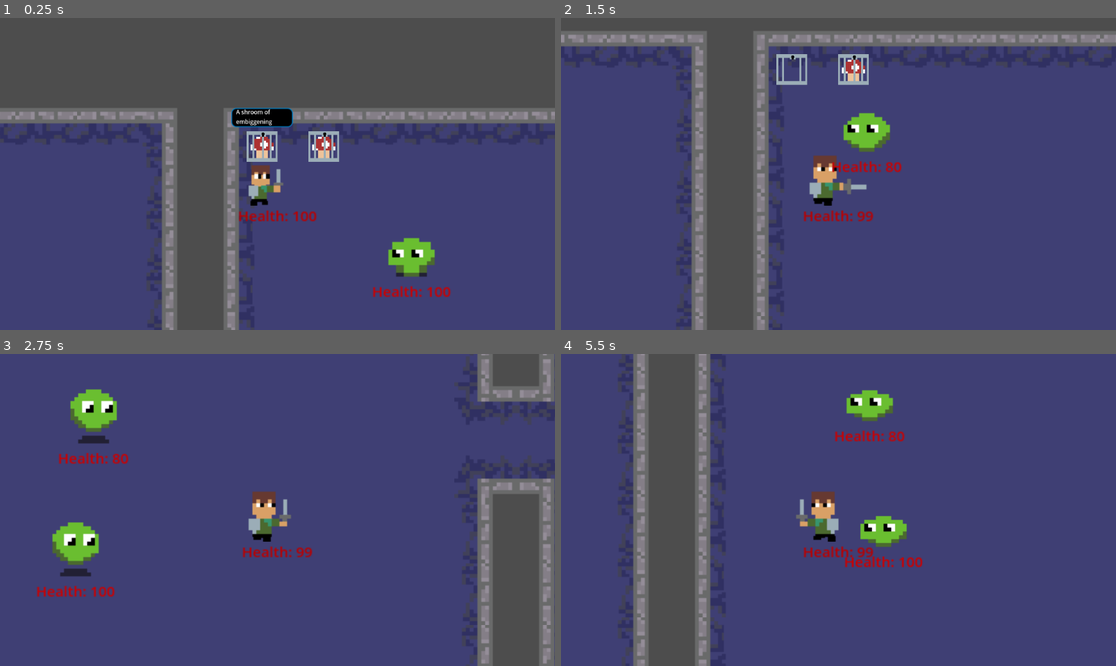
Above: before the commit, frames 1-4 (two rows, left to right).
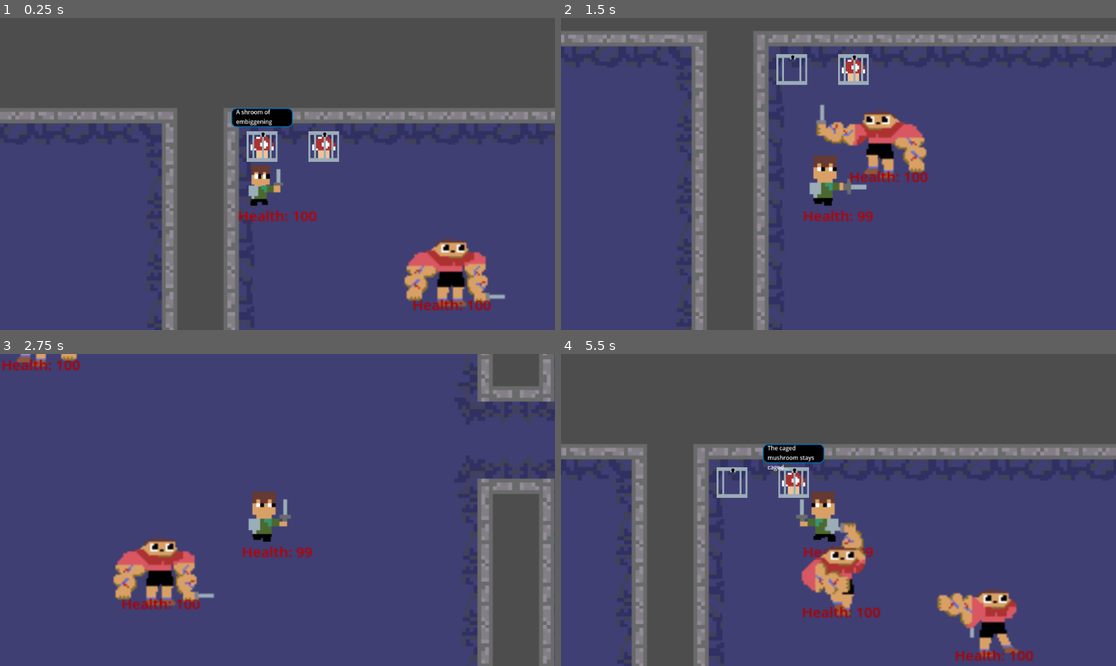
Above: after the commit, the same moments.

Repository: beml201/dungeon_game1
Game: Godot game, scene res://scenes/main.tscn
The game is run twice, just before and just after one commit, with the same random seed, the same clock (stepped at 60 frames per second) and the same inputs. The engine's default icon, where the game draws it, is replaced by a stand-in: a white triangle on a blue panel in a dark square.
Inputs (mouse positions are in pixels of both pictures, inside the frame that each line leads up to):
- Up to frame 1 (0.25 s): no input
- Up to frame 2 (1.5 s): move the mouse to (960, 158) at 0.52 s; hold D (right) 0.53-1.28 s; click (960, 158) at 0.6 s; move the mouse to (727, 189) at 1.27 s; hold S (down) from 1.28 s (still down); click (727, 189) at 1.35 s
- Up to frame 3 (2.75 s): move the mouse to (333, 441) at 2.02 s; release S (down) at 2.03 s; hold D (right) from 2.03 s (still down); click (333, 441) at 2.1 s
- Up to frame 4 (5.5 s): move the mouse to (810, 572) at 2.77 s; release D (right) at 2.78 s; hold W (up) 2.78-3.53 s; click (810, 572) at 2.85 s; move the mouse to (1005, 556) at 3.52 s; hold A (left) 3.53-5.03 s; click (1005, 556) at 3.6 s; move the mouse to (672, 463) at 4.27 s; click (672, 463) at 4.35 s; move the mouse to (866, 510) at 5.02 s; hold S (down) from 5.03 s (still down); click (866, 510) at 5.1 s

The runs differ from the first frame. In frame 1, 3.2% of the frame differs, in the area x 67-92%, y 70-94%; in frame 2, 2.8%; in frame 3, 5.5%; in frame 4, 39%, in the area x 0-100%, y 0-100%.

Commit message:
Reapply "Fixed attacks and added idles for crawler and arm guy"
This reverts commit 5ae31fe80d2f1f458c3c2e0109d88a674ff13094.

Diff:
--- a/scenes/mob_arms.tscn
+++ b/scenes/mob_arms.tscn
@@ -54,11 +54,27 @@
 "values": [0, 6, 0]
 }
 
+[sub_resource type="Animation" id="Animation_0y1vs"]
+resource_name = "walk"
+tracks/0/type = "value"
+tracks/0/imported = false
+tracks/0/enabled = true
+tracks/0/path = NodePath("Sprite2D:frame")
+tracks/0/interp = 1
+tracks/0/loop_wrap = true
+tracks/0/keys = {
+"times": PackedFloat32Array(0, 0.166667, 0.333333, 0.5, 0.666667, 0.833333),
+"transitions": PackedFloat32Array(1, 1, 1, 1, 1, 1),
+"update": 1,
+"values": [0, 1, 2, 3, 4, 5]
+}
+
 [sub_resource type="AnimationLibrary" id="AnimationLibrary_dgrj1"]
 _data = {
 "RESET": SubResource("Animation_wr40a"),
 "attack": SubResource("Animation_oc42a"),
-"damaged": SubResource("Animation_35ix1")
+"damaged": SubResource("Animation_35ix1"),
+"walk": SubResource("Animation_0y1vs")
 }
 
 [sub_resource type="CircleShape2D" id="CircleShape2D_p3hlt"]
@@ -97,6 +113,10 @@
 
 [node name="attack_cooldown" type="Timer" parent="."]
 
+[node name="idle" type="Timer" parent="."]
+wait_time = 0.15
+autostart = true
+
 [node name="HealthLabel" type="Label" parent="."]
 offset_left = -36.0
 offset_top = 25.0
@@ -113,3 +133,4 @@
 [connection signal="body_entered" from="enemy_hitbox" to="." method="_on_enemy_hitbox_body_entered"]
 [connection signal="body_exited" from="enemy_hitbox" to="." method="_on_enemy_hitbox_body_exited"]
 [connection signal="timeout" from="attack_cooldown" to="." method="_on_attack_cooldown_timeout"]
+[connection signal="timeout" from="idle" to="." method="_on_idle_timeout"]
--- a/scenes/mob_crawl.tscn
+++ b/scenes/mob_crawl.tscn
@@ -57,7 +57,7 @@
 hframes = 5
 
 [node name="body" type="CollisionShape2D" parent="."]
-position = Vector2(-6, 2)
+position = Vector2(-8, 2)
 shape = SubResource("CircleShape2D_h2tc0")
 
 [node name="AnimationPlayer" type="AnimationPlayer" parent="."]
@@ -81,6 +81,10 @@
 [node name="attack_cooldown" type="Timer" parent="."]
 wait_time = 0.5
 
+[node name="idle" type="Timer" parent="."]
+wait_time = 0.15
+autostart = true
+
 [node name="HealthLabel" type="Label" parent="."]
 offset_left = -43.0
 offset_top = 19.0
@@ -92,6 +96,8 @@
 
 [connection signal="body_entered" from="view" to="." method="_on_view_body_entered"]
 [connection signal="body_exited" from="view" to="." method="_on_view_body_exited"]
+[connection signal="area_entered" from="enemy_hitbox" to="." method="_on_enemy_hitbox_area_entered"]
 [connection signal="body_entered" from="enemy_hitbox" to="." method="_on_enemy_hitbox_body_entered"]
 [connection signal="body_exited" from="enemy_hitbox" to="." method="_on_enemy_hitbox_body_exited"]
 [connection signal="timeout" from="attack_cooldown" to="." method="_on_attack_cooldown_timeout"]
+[connection signal="timeout" from="idle" to="." method="_on_idle_timeout"]
--- a/scenes/sam.tscn
+++ b/scenes/sam.tscn
@@ -6,7 +6,7 @@
 [ext_resource type="Texture2D" uid="uid://elbhnxur1kgr" path="res://assets/animations/dude big arm static 4fr.png" id="4_q2gbx"]
 [ext_resource type="Texture2D" uid="uid://c411r3xw05if7" path="res://assets/animations/lil dude eye.png" id="5_u7kex"]
 [ext_resource type="Texture2D" uid="uid://c2lwgodbovln4" path="res://assets/animations/lil dude walking.png" id="6_0dgii"]
-[ext_resource type="Script" path="res://scenes/sword_hit.gd" id="6_tsj6v"]
+[ext_resource type="Script" path="res://scripts/sword_hit.gd" id="6_tsj6v"]
 
 [sub_resource type="RectangleShape2D" id="RectangleShape2D_yr0cg"]
 size = Vector2(27, 24)
--- a/scripts/main.gd
+++ b/scripts/main.gd
@@ -35,7 +35,7 @@
 	pass
 
 func add_enemies(difficulty,room_corners):
-	var enemy_types = [Slime]
+	var enemy_types = [Arms]
 	var room_corner := Vector2i(room_corners[Global.rooms_spawned][0],room_corners[Global.rooms_spawned][1])
 	var enemies = 2
 
--- a/scripts/mob_arms.gd
+++ b/scripts/mob_arms.gd
@@ -5,50 +5,79 @@
 var health := 100
 var strength := 1
 var attack_speed := 1.0
-
+enum {
+	IDLE,
+	NEW_DIR,
+	WALK,
+	CHASE,
+	ATTACK
+}
 # Other variables
 var player = null
-var player_chase = false
 var is_attacking = false
-var in_range = false
-var damaged = false
+var check_for_damage = false
 var player_attack_cooldown
-var mob_direction = "left"
+var mob_direction = "right"
+var current_state = IDLE
+var dir = Vector2.LEFT
 #var player_current_attack = false
+#var player_chase = false
 
 func _ready():
+	randomize()
 	Global.connect("player_attack", _take_damage)
 
 func _physics_process(delta):
+	match current_state:
+		IDLE:
+			pass
+		NEW_DIR:
+			dir = choose([Vector2.LEFT, Vector2.RIGHT, Vector2.UP, Vector2.DOWN])
+		WALK:
+			walk()
+		CHASE:
+			chase()
+		ATTACK:
+			attack()
+	#deal_with_damage()
 
-	attack()
-	#deal_with_damage()
-	if player_chase:
-		if not damaged:
-			$AnimationPlayer.play("attack")
-		velocity = player.global_position - global_position
-		$Sprite2D.flip_h = sign(velocity[0])==-1
-		move_and_slide()
-		if velocity[0]>0:
-			mob_direction = "right"
-		elif velocity[0]<0:
-			mob_direction = "left"
+func walk():
+	velocity = dir * speed
+	$AnimationPlayer.play("walk")
+	move()
 
-func _take_damage(damage):
-	if in_range and Global.player_direction!=mob_direction:
-		damaged = true
-		$AnimationPlayer.play("damaged")
-		health -= damage
-		$HealthLabel.text = "Health: "+str(max(0,health))
-		if health<=0:
-			queue_free()
+func chase():
+	velocity = player.global_position - global_position
+	$AnimationPlayer.play("attack")
+	move()
 
 func attack():
-	if in_range and not is_attacking:
+	if not is_attacking:
 		is_attacking = true
 		Global.mob_attack.emit(strength)
 		await get_tree().create_timer(attack_speed).timeout
 		is_attacking = false
+
+func move():
+	$Sprite2D.flip_h = sign(velocity[0])==-1
+	move_and_slide()
+	if velocity[0]>0:
+		mob_direction = "right"
+	elif velocity[0]<0:
+		mob_direction = "left"
+
+func _take_damage(damage):
+	if check_for_damage:
+		$AnimationPlayer.play("damaged")
+		health -= damage
+		$HealthLabel.text = "Health: "+str(max(0,health))
+		check_for_damage = false
+		if health<=0:
+			queue_free()
+
+func choose(array):
+	array.shuffle()
+	return array.front()
 
 func get_input():
 	var input_direction = Input.get_vector("left", "right", "up", "down")
@@ -56,25 +85,43 @@
 
 func _on_view_body_entered(body):
 	if body.has_method("player"):
+		$AnimationPlayer.play("attack")
 		player = body
-		player_chase = true
-#	print("chasing")
+		current_state = CHASE
+		$idle.paused = true
+#print("chasing")
 
 func _on_view_body_exited(body):
 	if body.has_method("player"):
 		player = null
-		player_chase = false
+		current_state = IDLE
+		$idle.paused = false
 
 func _on_enemy_hitbox_body_entered(body):
 	if body.has_method("player"):
-		in_range = true
+		current_state = ATTACK
 
 func _on_enemy_hitbox_body_exited(body):
 	if body.has_method("player"):
-		in_range = false
+		current_state = CHASE
+
+func _on_idle_timeout():
+	$idle.wait_time = choose([0.5, 1, 1.5])
+	current_state = choose([IDLE, NEW_DIR, WALK])
+
+func _on_enemy_hitbox_area_entered(area):
+	if area.has_method("sword"):
+		check_for_damage = true
+
+
+
+
+
+
+
 
 func deal_with_damage():
-	if in_range and Global.player_current_attack and Global.player_direction!=mob_direction:
+	if check_for_damage and Global.player_current_attack and Global.player_direction!=mob_direction:
 		#health -= 20
 		player_attack_cooldown = false
 		$attack_cooldown.start()
@@ -83,14 +130,7 @@
 
 func _on_attack_cooldown_timeout() -> void:
 	player_attack_cooldown = true
-	print("arms health =", health)
+	print("slime health =", health)
 	if health <=0:
 	#get_node("AnimationPlayer").play("die")
 		self.queue_free()
-
-
-func _on_animation_player_animation_finished(anim_name):
-	if anim_name == "damaged":
-		damaged = false
-	else:
-		pass
--- a/scripts/mob_crawl.gd
+++ b/scripts/mob_crawl.gd
@@ -1,51 +1,86 @@
 extends CharacterBody2D
-
 
 # MetaData
 var speed = 100 +randi()%20
 var health := 100
 var strength := 1
 var attack_speed := 1.0
-
+enum {
+	IDLE,
+	NEW_DIR,
+	WALK,
+	CHASE,
+	ATTACK
+}
 # Other variables
+#var player_chase = false
 var player = null
-var player_chase = false
 var is_attacking = false
-var in_range = false
+var check_for_damage = false
 var player_attack_cooldown
 var mob_direction = "right"
+var current_state = IDLE
+var dir = Vector2.LEFT
 #var player_current_attack = false
 
 func _ready():
+	randomize()
 	Global.connect("player_attack", _take_damage)
 
 func _physics_process(delta):
-	attack()
-	if player_chase:
-		get_node ("AnimationPlayer").play("crawl")
-		velocity = player.global_position - global_position
-		$Sprite2D.flip_h = sign(velocity[0])==-1
-		move_and_slide()
-		if velocity[0]>0:
-			mob_direction = "right"
-			$body.position.x = -6
-		elif velocity[0]<0:
-			mob_direction = "left"
-			$body.position.x = 7
+	match current_state:
+		IDLE:
+			pass
+		NEW_DIR:
+			dir = choose([Vector2.LEFT, Vector2.RIGHT, Vector2.UP, Vector2.DOWN])
+		WALK:
+			walk()
+		CHASE:
+			chase()
+		ATTACK:
+			attack()
 
-func _take_damage(damage):
-	if in_range and Global.player_direction!=mob_direction:
-		health -= damage
-		$HealthLabel.text = "Health: "+str(max(0,health))
-		if health<=0:
-			queue_free()
+
+	#deal_with_damage()
+
+func walk():
+	velocity = dir * speed
+	move()
+
+func chase():
+	velocity = player.global_position - global_position
+	move()
 
 func attack():
-	if in_range and not is_attacking:
+	if not is_attacking:
 		is_attacking = true
 		Global.mob_attack.emit(strength)
 		await get_tree().create_timer(attack_speed).timeout
 		is_attacking = false
+
+func move():
+	$AnimationPlayer.play("crawl")
+	$Sprite2D.flip_h = sign(velocity[0])==-1
+	move_and_slide()
+	if velocity[0]>0:
+		mob_direction = "right"
+		$body.position.x = -8
+	elif velocity[0]<0:
+		mob_direction = "left"
+		$body.position.x = 8
+
+func _take_damage(damage):
+	if check_for_damage:
+		health -= damage
+		$HealthLabel.text = "Health: "+str(max(0,health))
+		check_for_damage = false
+		if health<=0:
+			queue_free()
+
+func choose(array):
+	array.shuffle()
+	return array.front()
+
 
 func get_input():
 	var input_direction = Input.get_vector("left", "right", "up", "down")
@@ -54,24 +89,44 @@
 func _on_view_body_entered(body):
 	if body.has_method("player"):
 		player = body
-		player_chase = true
+		current_state = CHASE
+		$idle.paused = true
 #	print("chasing")
 
 func _on_view_body_exited(body):
 	if body.has_method("player"):
 		player = null
-		player_chase = false
+		current_state = IDLE
+		$idle.paused = false
 
 func _on_enemy_hitbox_body_entered(body):
 	if body.has_method("player"):
-		in_range = true
+		current_state = ATTACK
+
 
 func _on_enemy_hitbox_body_exited(body):
 	if body.has_method("player"):
-		in_range = false
+		current_state = CHASE
+
+
+func _on_idle_timeout():
+	$idle.wait_time = choose([0.5, 1, 1.5])
+	current_state = choose([IDLE, NEW_DIR, WALK])
+
+
+func _on_enemy_hitbox_area_entered(area):
+	if area.has_method("sword"):
+		check_for_damage = true
+
+
+
+
+
+
+
 
 func deal_with_damage():
-	if in_range and Global.player_current_attack and Global.player_direction!=mob_direction:
+	if check_for_damage and Global.player_current_attack and Global.player_direction!=mob_direction:
 		#health -= 20
 		player_attack_cooldown = false
 		$attack_cooldown.start()
--- a/scripts/mob_slime.gd
+++ b/scripts/mob_slime.gd
@@ -39,7 +39,7 @@
 			chase()
 		ATTACK:
 			attack()
-	get_node ("AnimationPlayer").play("jump")
+	$AnimationPlayer.play("jump")
 
 	#deal_with_damage()
 
@@ -67,7 +67,7 @@
 		mob_direction = "left"
 
 func _take_damage(damage):
-	if check_for_damage and Global.player_direction!=mob_direction:
+	if check_for_damage:
 		health -= damage
 		$HealthLabel.text = "Health: "+str(max(0,health))
 		check_for_damage = false
Not shown: 1 places in scenes/mob_arms.tscn that only renumber resources
Renamed: scenes/sword_hit.gd -> scripts/sword_hit.gd
